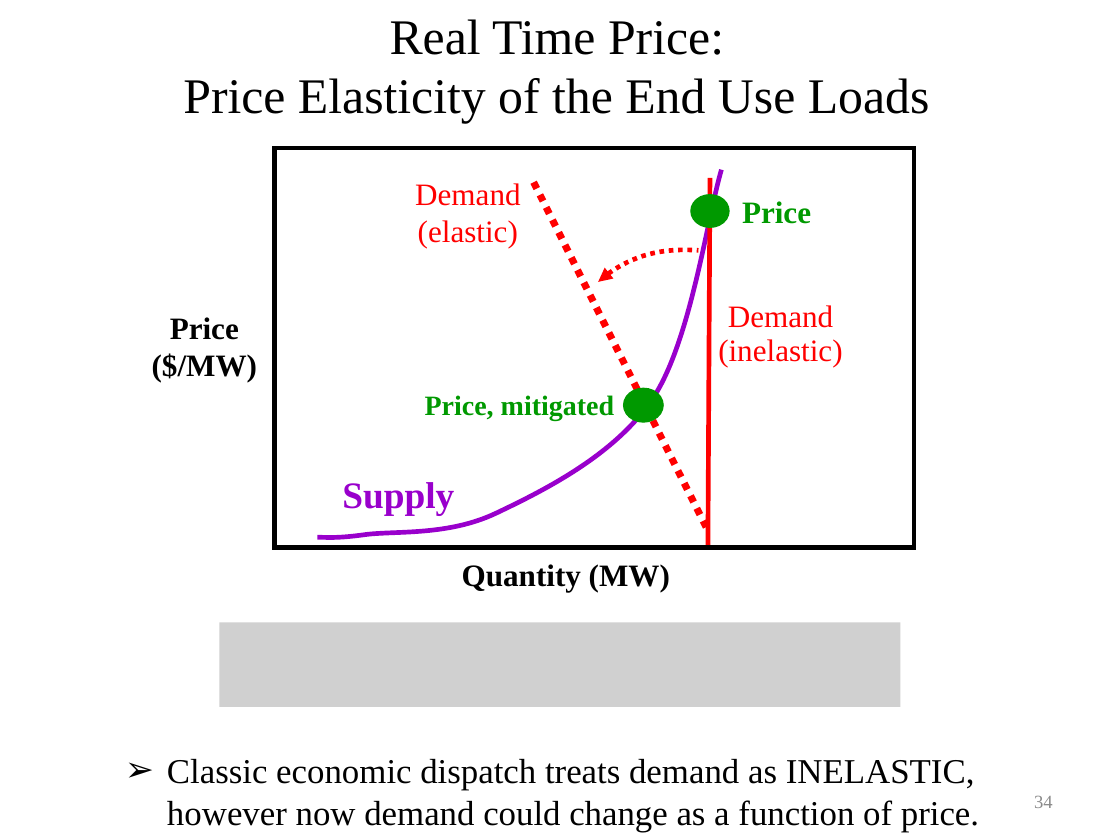
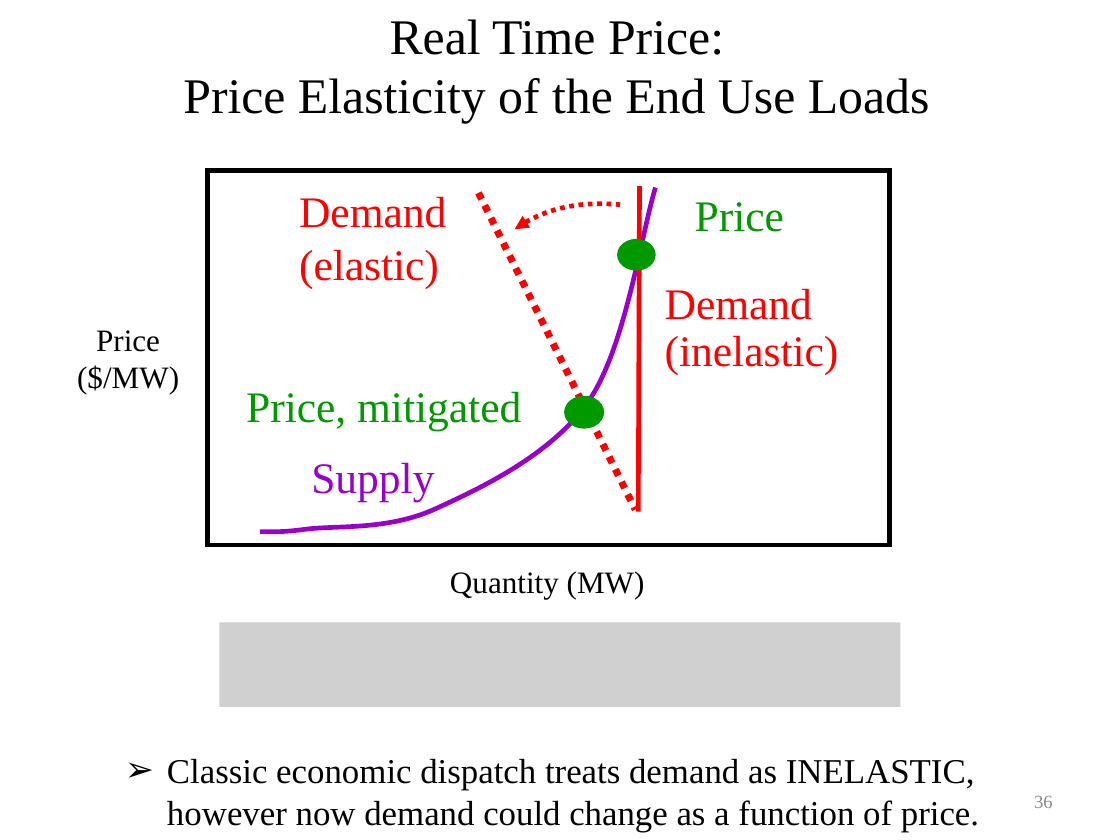
Before and after one commit to gridlab-d/course, a slide deck: slide 36 of University of Washington Class/Module 8 - Demand response.pptx (slide 34 before the commit). Drawn at 1120x840 pixels with LibreOffice and Linux fonts; fonts in the diff are those of the drawing; grey boxes stand for pictures. Boxes give left, top, right and bottom in pixels: in the first picture for what was removed or moved away, otherwise in the second. Text is boxed around its words. In the diff, an @@ line names an element or a change of style, - is before the commit and + after.

```diff
--- a/University of Washington Class/Module 8 - Demand response.pptx
+++ b/University of Washington Class/Module 8 - Demand response.pptx
@@ rectangle: place and size @@
-rectangle at bbox=[274, 148, 914, 548]
+rectangle at bbox=[207, 170, 889, 544]
@@ freeform shape: place and size @@
-freeform shape at bbox=[317, 169, 721, 539]
+freeform shape at bbox=[260, 187, 655, 533]
@@ text at bbox=[299, 196, 446, 288]: text changed; size 20 to 28 pt @@
-Demand (elastic)
+Demand
+(elastic)
@@ line moved from (533, 183) - (708, 531) to (478, 193) - (635, 510) @@
@@ freeform shape: place and size @@
-freeform shape at bbox=[587, 241, 711, 347]
+freeform shape at bbox=[508, 191, 629, 291]
@@ line moved from (710, 178) - (708, 549) to (640, 186) - (638, 512) @@
@@ text "Price": place and size @@
-text "Price" at bbox=[742, 201, 811, 224]
+text "Price" at bbox=[695, 202, 784, 232]
@@ text "Price" at bbox=[695, 202, 784, 232]: size 20 to 28 pt, bold off @@
@@ ellipse: place and size @@
-ellipse at bbox=[691, 195, 729, 227]
+ellipse at bbox=[617, 240, 654, 270]
@@ text at bbox=[665, 288, 839, 374]: text changed; size 20 to 28 pt @@
-Demand (inelastic)
+Demand
+(inelastic)
@@ text "Price ($/MW)" at bbox=[77, 330, 179, 394]: bold off @@
@@ text "Price ($/MW)": place and size @@
-text "Price ($/MW)" at bbox=[152, 317, 258, 382]
+text "Price ($/MW)" at bbox=[77, 330, 179, 394]
@@ text "Price, mitigated": place and size @@
-text "Price, mitigated" at bbox=[425, 395, 614, 421]
+text "Price, mitigated" at bbox=[246, 391, 521, 431]
@@ text "Price, mitigated" at bbox=[246, 391, 521, 431]: size 18 to 28 pt, bold off @@
@@ ellipse: place and size @@
-ellipse at bbox=[624, 389, 663, 422]
+ellipse at bbox=[564, 396, 604, 428]
@@ text "Supply": place and size @@
-text "Supply" at bbox=[342, 482, 454, 515]
+text "Supply" at bbox=[311, 462, 434, 501]
@@ text "Supply" at bbox=[311, 462, 434, 501]: size 24 to 28 pt, bold off @@
@@ text "Quantity (MW)": place and size @@
-text "Quantity (MW)" at bbox=[462, 564, 670, 592]
+text "Quantity (MW)" at bbox=[450, 571, 645, 598]
@@ text "Quantity (MW)" at bbox=[450, 571, 645, 598]: bold off @@
@@ page number at bbox=[1034, 796, 1053, 808]: text changed @@
-34
+36
```
Also in this commit, not shown: 33 other slides changed, 12 slides added, 9 slides removed, 1 other file.
